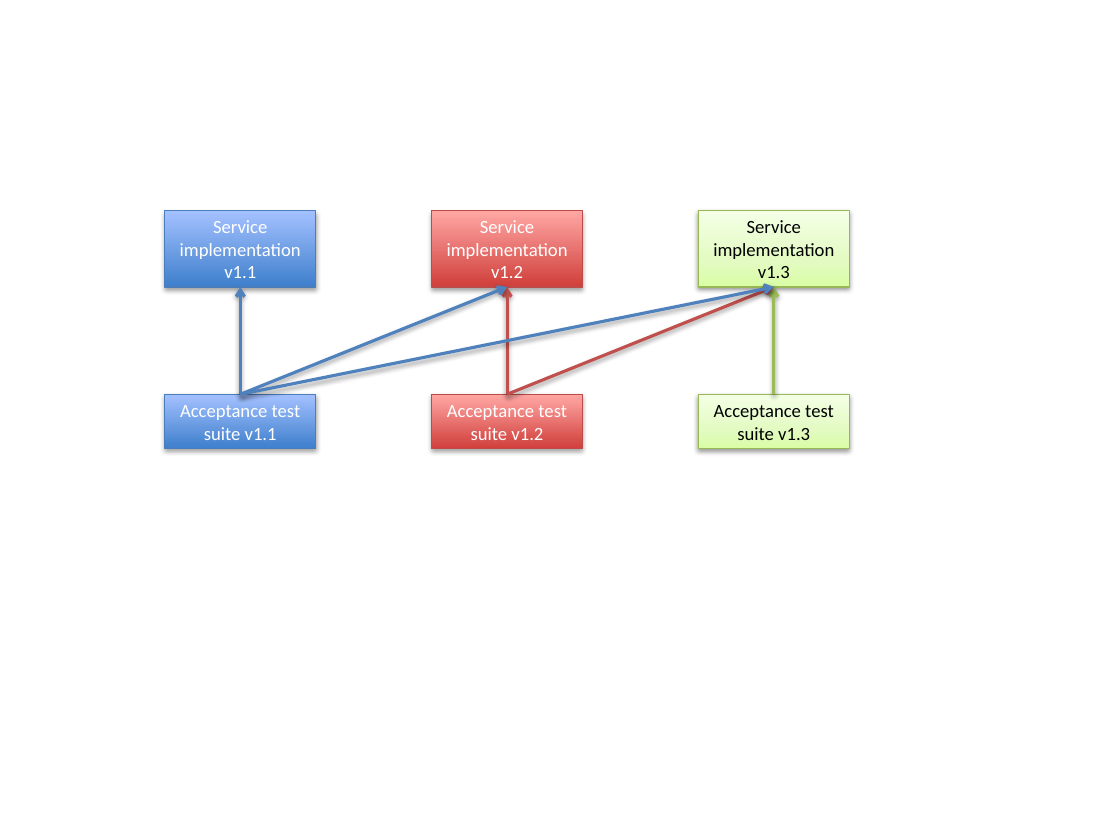
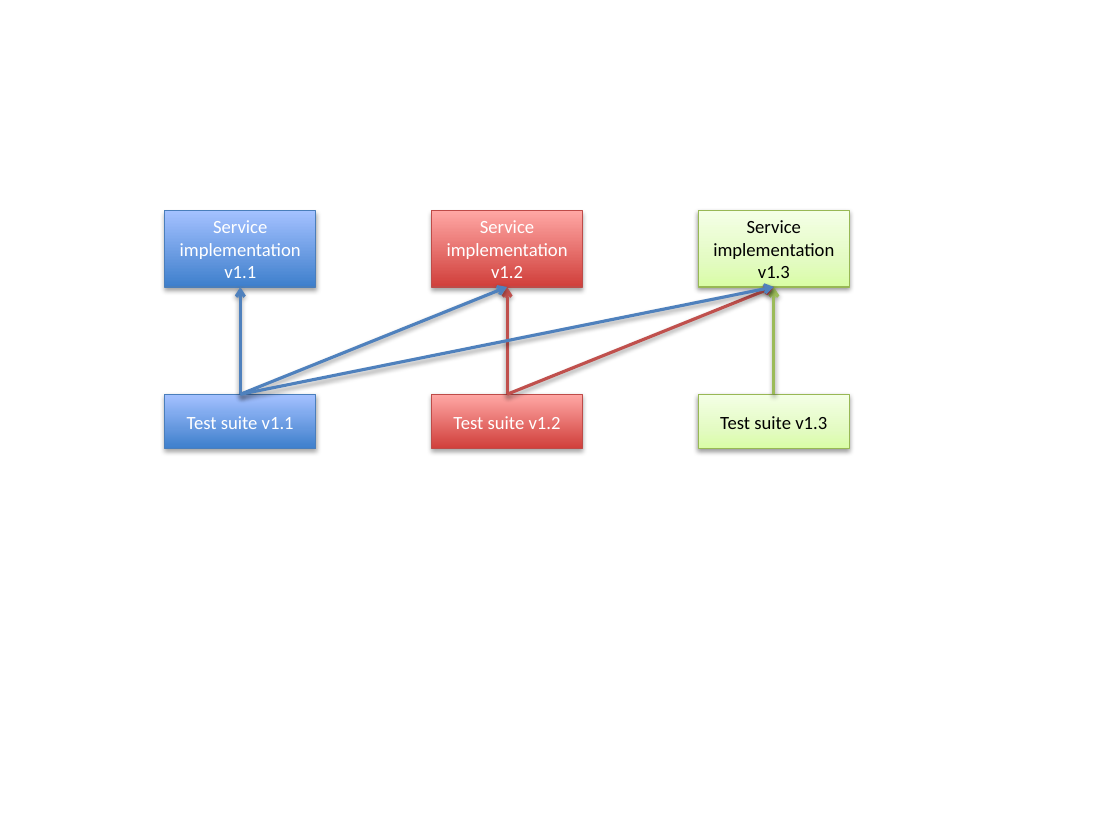
Before and after one commit to MichaelStephan/functionaltestingstrategy, a slide deck: slide 4 of Testing.pptx. Drawn at 1120x840 pixels with LibreOffice and Linux fonts; fonts in the diff are those of the drawing. Boxes give left, top, right and bottom in pixels: in the first picture for what was removed or moved away, otherwise in the second. Text is boxed around its words. In the diff, an @@ line names an element or a change of style, - is before the commit and + after.

```diff
--- a/Testing.pptx
+++ b/Testing.pptx
@@ text in rectangle at [187, 416, 294, 429]: text changed @@
-Acceptance test suite v1.1
+Test suite v1.1
@@ text in rectangle at [453, 416, 561, 429]: text changed @@
-Acceptance test suite v1.2
+Test suite v1.2
@@ text in rectangle at [720, 416, 827, 429]: text changed @@
-Acceptance test suite v1.3
+Test suite v1.3
```
Also in this commit, not shown: 5 other files.
